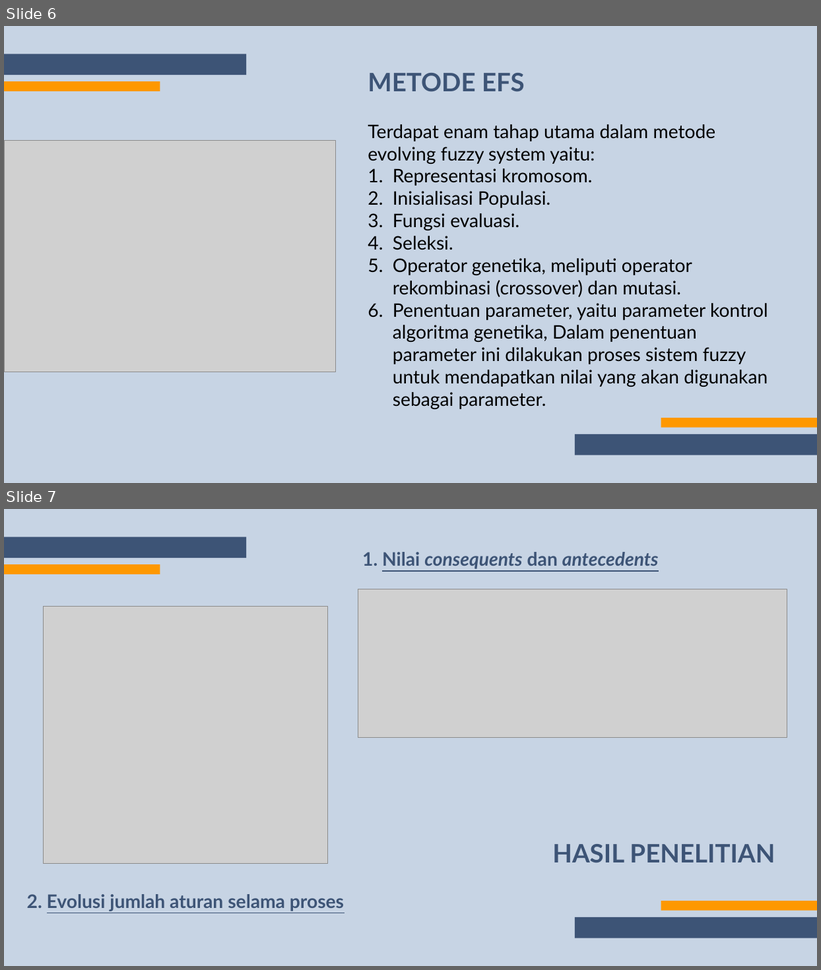
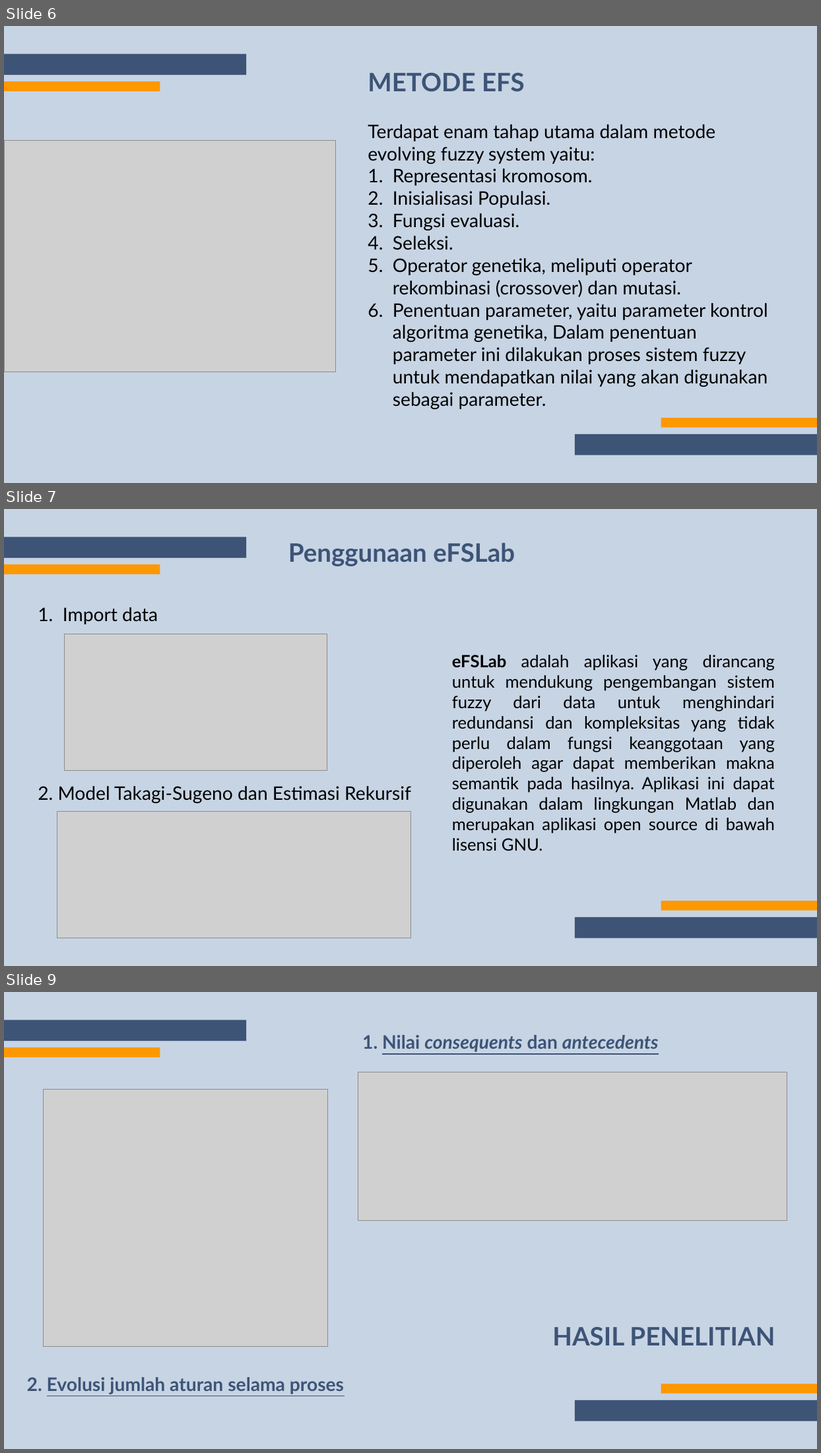
Before and after one commit to trianne24/softcom-project, a slide deck: Shofiyyah57_Patricia65_ProstateCancer (Final).pptx. Shown one above the other, each under a label of ours: slides 6 and 7 before the commit, slides 6, 7 and 9 after it; the slides between them are not shown. The pictures are 821x970 and 821x1453 pixels, drawn with LibreOffice and Linux fonts; fonts in the diff are those of the drawing; grey boxes stand for pictures. Boxes give left, top, right and bottom in pixels: in the first picture for what was removed or moved away, otherwise in the second. Text is boxed around its words. In the diff, an @@ line names an element or a change of style, - is before the commit and + after.

```diff
--- a/Shofiyyah57_Patricia65_ProstateCancer (Final).pptx
+++ b/Shofiyyah57_Patricia65_ProstateCancer (Final).pptx
@@ slide 7 added at [4, 509, 817, 966], background #FFFFFF @@
@@ rectangle added at [4, 509, 817, 966], fill #C7D4E4 @@
@@ rectangle added at [4, 537, 246, 558], fill #3D5476 @@
@@ text added at [288, 543, 515, 566], 60 pt, text #3D5476, bold @@
+Penggunaan eFSLab
@@ rectangle added at [4, 564, 160, 574], fill #FE9800 @@
@@ text added at [38, 607, 411, 803], 44 pt, text #000000 @@
+1. Import data
+2. Model Takagi-Sugeno dan Estimasi Rekursif
@@ picture added at [64, 634, 327, 770] @@
@@ text added at [452, 655, 775, 852], 40 pt, text #000000 @@
+eFSLab adalah aplikasi yang dirancang untuk mendukung pengembangan sistem fuzzy dari data untuk menghindari redundansi dan kompleksitas yang tidak perlu dalam fungsi keanggotaan yang diperoleh agar dapat memberikan makna semantik pada hasilnya. Aplikasi ini dapat digunakan dalam lingkungan Matlab dan merupakan aplikasi open source di bawah lisensi GNU.
@@ picture added at [57, 811, 411, 939] @@
@@ rectangle added at [661, 901, 817, 911], fill #FE9800 @@
@@ rectangle added at [575, 918, 817, 939], fill #3D5476 @@
@@ what was slide 7 is now slide 9 @@
```
Also in this commit, not shown: 2 slides changed, 3 other slides added, 1 slide removed.
